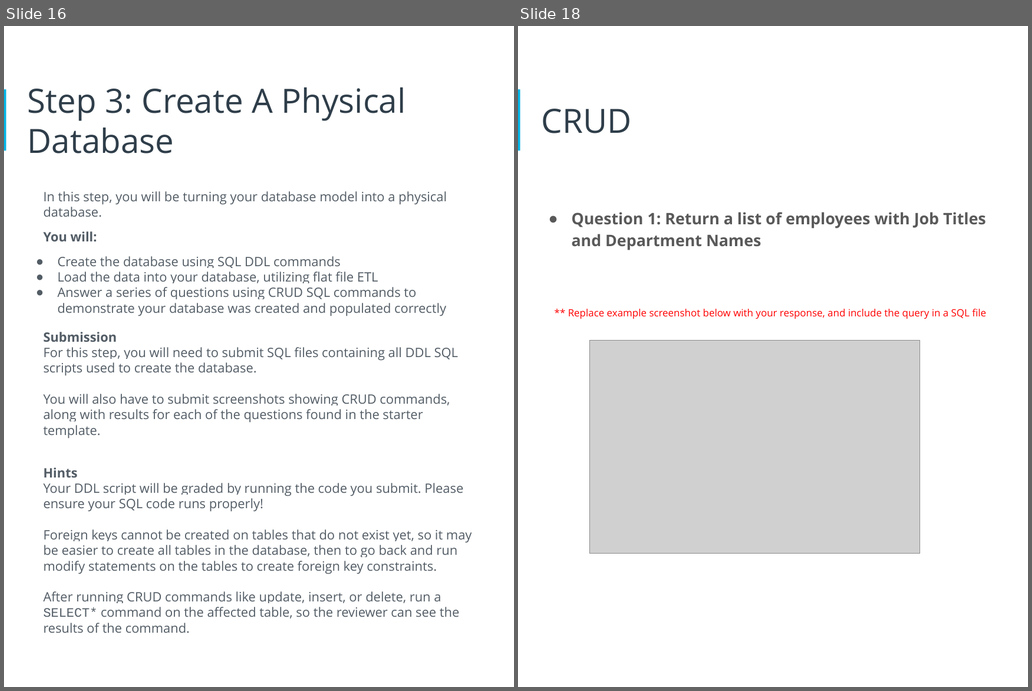
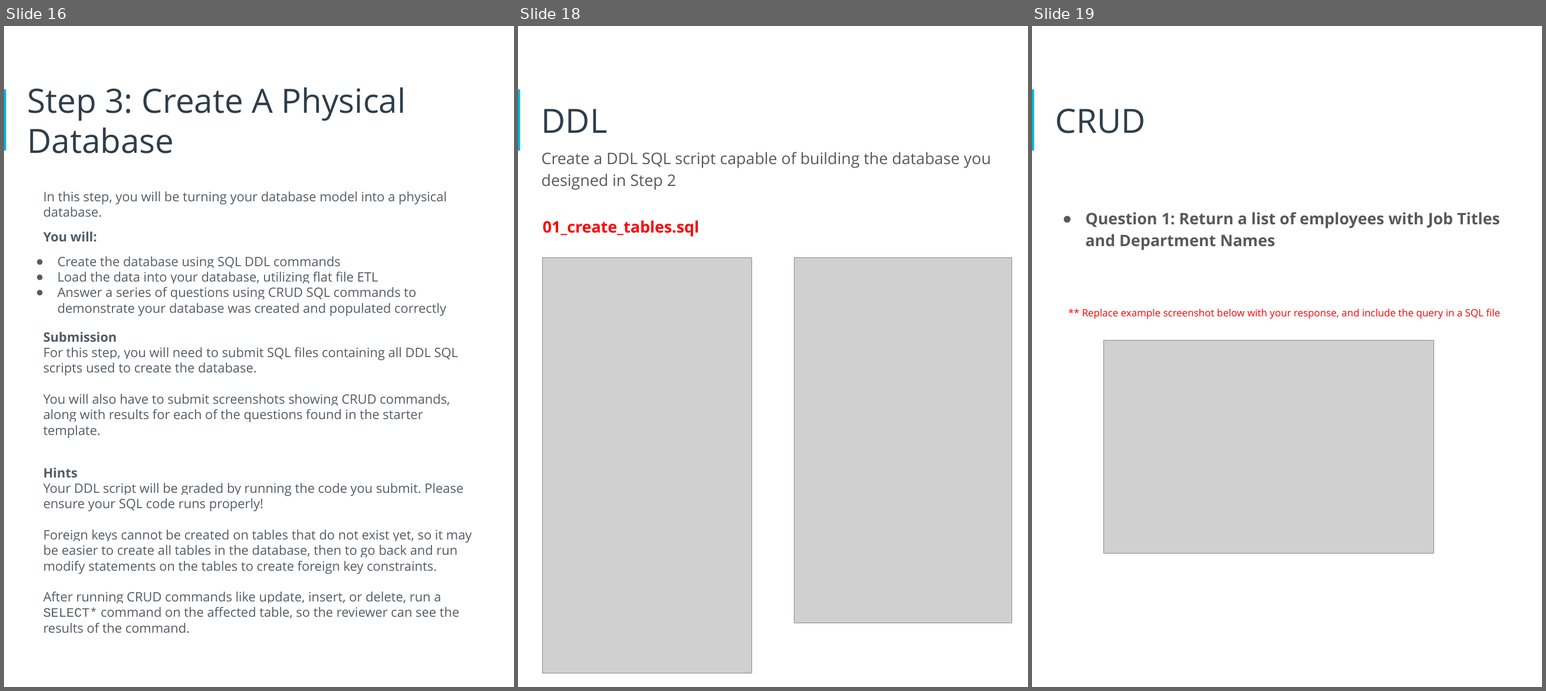
Before and after one commit to SwimLane2/udacity-ai-masters, a slide deck: Modules/03-Data-Architect/projects/Project 1 - Human Resources Database Design/report/HR_Database_Design_Project_Arjun_Avalakki_Mohan.pptx. Shown side by side, each under a label of ours: slides 16 and 18 before the commit, slides 16, 18 and 19 after it; the slides between them are not shown. The pictures are 1032x691 and 1546x691 pixels, drawn with LibreOffice and Linux fonts; fonts in the diff are those of the drawing; grey boxes stand for pictures. Boxes give left, top, right and bottom in pixels: in the first picture for what was removed or moved away, otherwise in the second. Text is boxed around its words. In the diff, an @@ line names an element or a change of style, - is before the commit and + after.

```diff
--- a/Modules/03-Data-Architect/projects/Project 1 - Human Resources Database Design/report/HR_Database_Design_Project_Arjun_Avalakki_Mohan.pptx
+++ b/Modules/03-Data-Architect/projects/Project 1 - Human Resources Database Design/report/HR_Database_Design_Project_Arjun_Avalakki_Mohan.pptx
@@ slide 18 added at (518, 26, 1028, 687), background #FFFFFF; not listed: 1 template element that a slide beside it also shows @@
@@ title added at (542, 109, 608, 133), 40 pt, text #2E3D49 @@
+DDL
@@ text added at (542, 152, 991, 190), 19 pt, text #595959 @@
+Create a DDL SQL script capable of building the database you designed in Step 2
@@ text added at (543, 220, 700, 237), 19 pt, text #FF0000, bold @@
+01_create_tables.sql
@@ picture added at (543, 257, 752, 672) @@
@@ picture added at (795, 257, 1013, 622) @@
@@ what was slide 18 is now slide 19 @@
```
Also in this commit, not shown: 1 slide changed, 2 other files.
